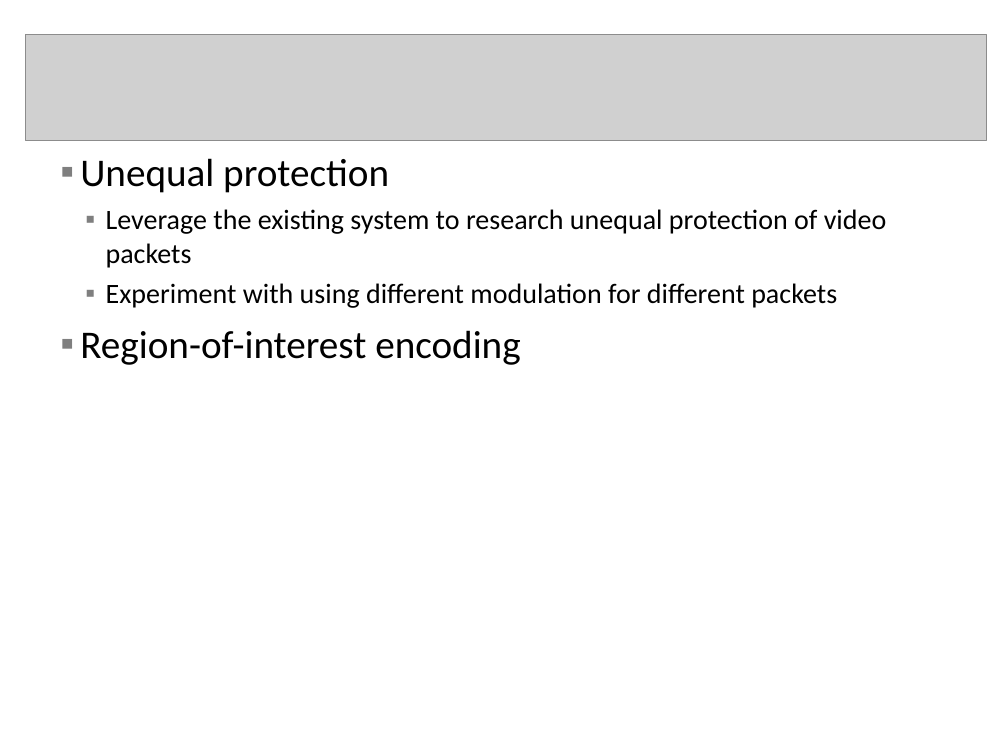
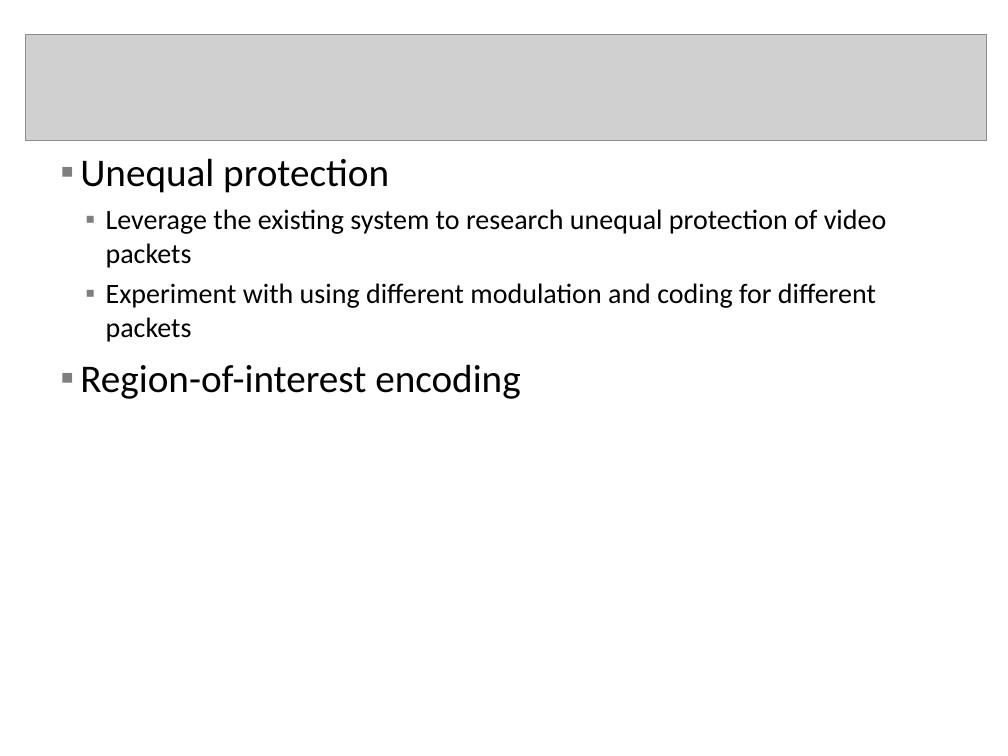
Before and after one commit to mocalab/ScalableVideo, a slide deck: slide 13 of Dustin/OriginalWork/CameraSystemPaper/Camera System Presentation (name TBD).ppt (slide 14 before the commit). Drawn at 1008x756 pixels with LibreOffice and Linux fonts; fonts in the diff are those of the drawing; grey boxes stand for pictures; background and template pictures are left out. Boxes give left, top, right and bottom in pixels: in the first picture for what was removed or moved away, otherwise in the second. Text is boxed around its words. In the diff, an @@ line names an element or a change of style, - is before the commit and + after.

```diff
--- a/Dustin/OriginalWork/CameraSystemPaper/Camera System Presentation (name TBD).ppt
+++ b/Dustin/OriginalWork/CameraSystemPaper/Camera System Presentation (name TBD).ppt
@@ text at [106,283,876,342]: text changed @@
-  ▪ Experiment with using different modulation for different packets
+  ▪ Experiment with using different modulation and coding for different packets
```
Also in this commit, not shown: 6 other slides changed, 1 slide removed, 6 other files.
